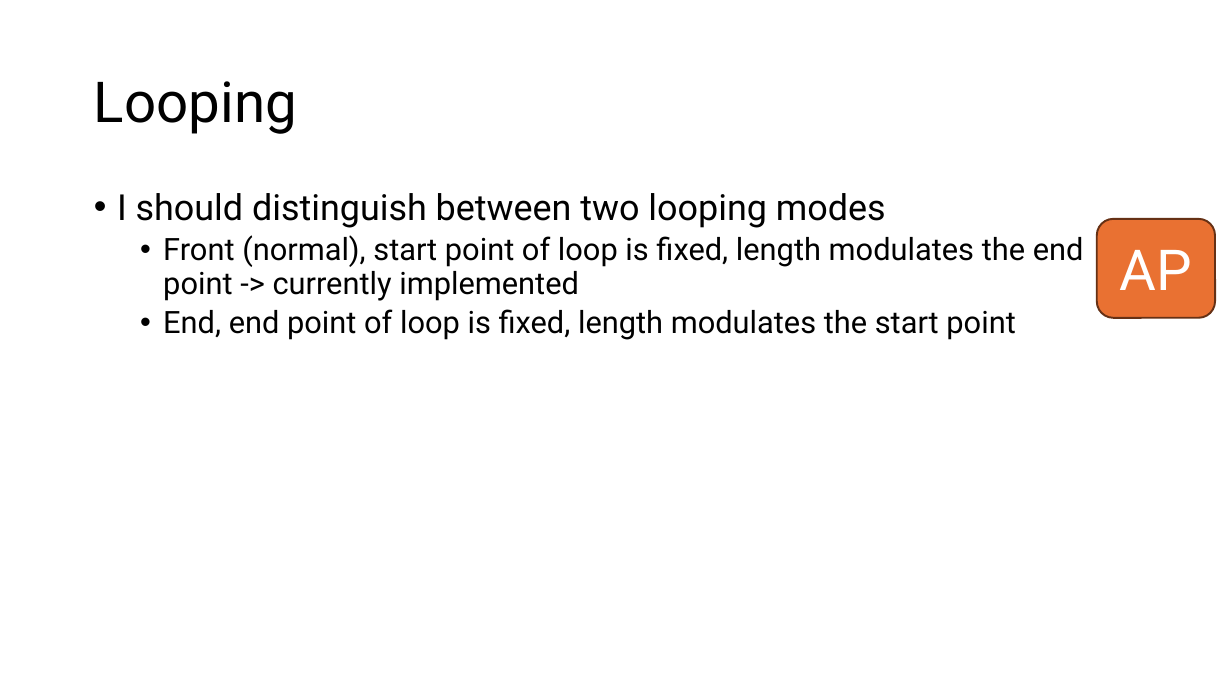
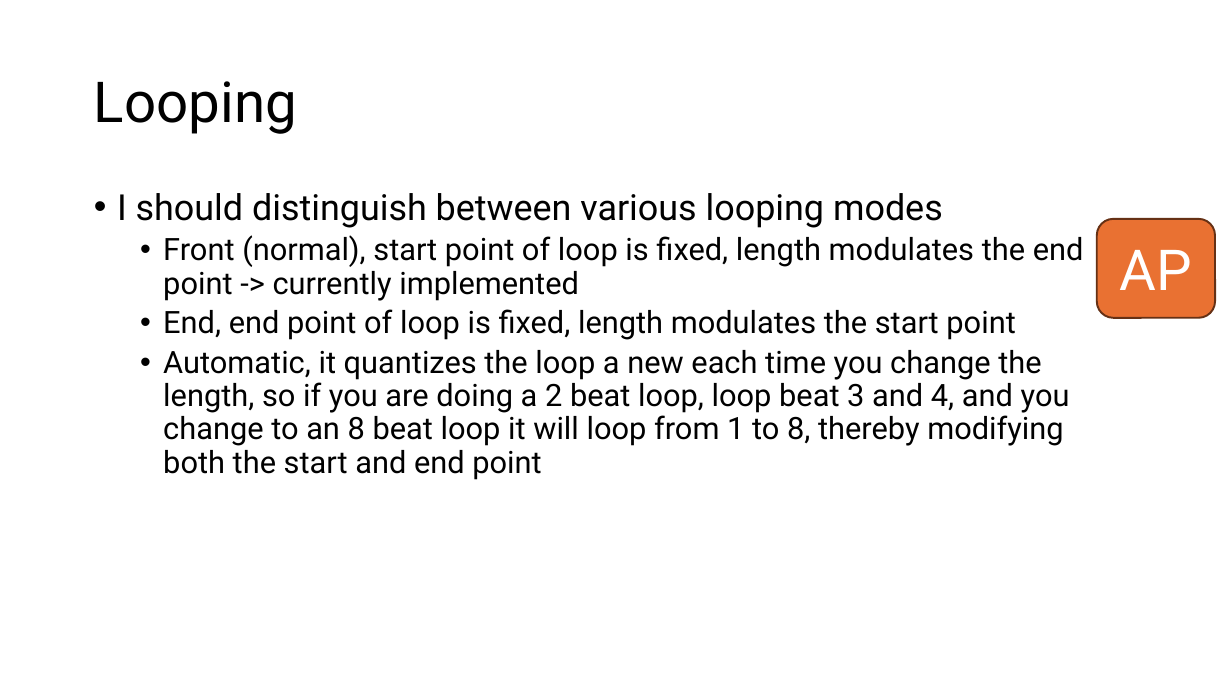
Before and after one commit to pier3100/SUDJ-peripheral, a slide deck: slide 26 of Design Log/DJ deck.pptx. Drawn at 1232x693 pixels with LibreOffice and Linux fonts; fonts in the diff are those of the drawing. Boxes give left, top, right and bottom in pixels: in the first picture for what was removed or moved away, otherwise in the second. Text is boxed around its words. In the diff, an @@ line names an element or a change of style, - is before the commit and + after.

```diff
--- a/Design Log/DJ deck.pptx
+++ b/Design Log/DJ deck.pptx
@@ text at (117,193,943,228): text changed @@
-• I should distinguish between two looping modes
+• I should distinguish between various looping modes
@@ text at (163,350,1070,480): paragraph added @@
+  • Automatic, it quantizes the loop a new each time you change the length, so if you are doing a 2 beat loop, loop beat 3 and 4, and you change to an 8 beat loop it will loop from 1 to 8, thereby modifying both the start and end point
```
Also in this commit, not shown: 7 other files.
